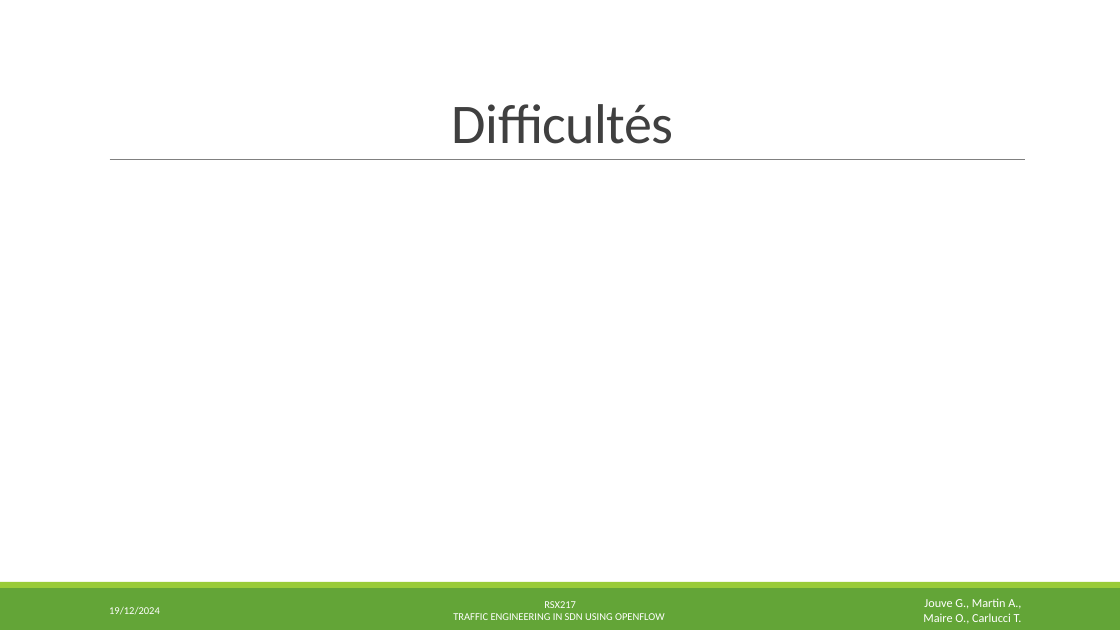
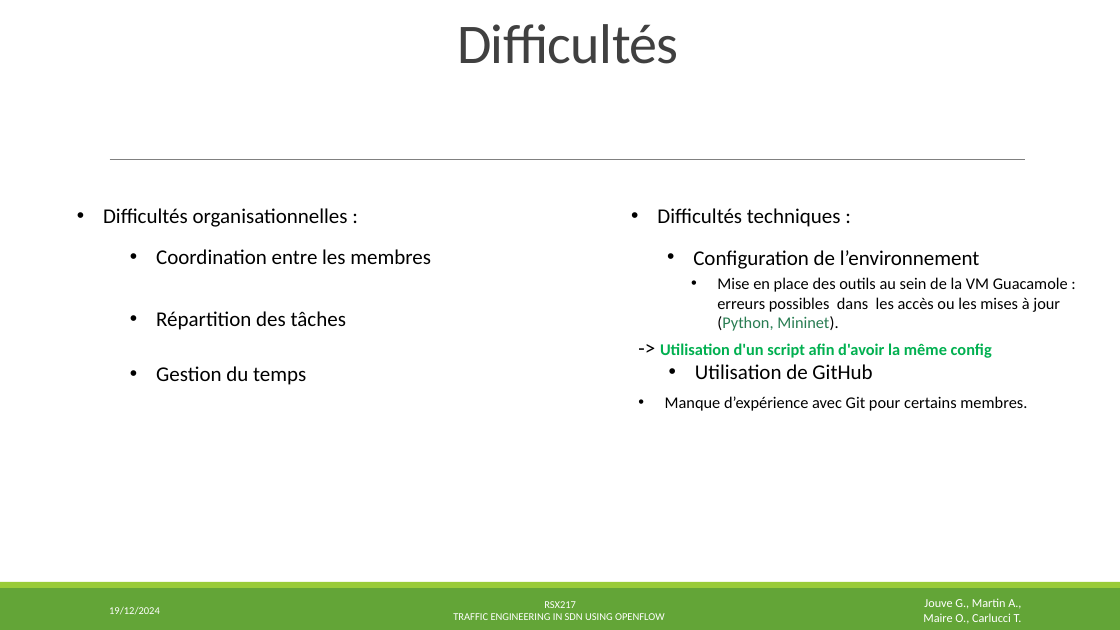
Before and after one commit to soranjade/RSX217_MINI-PROJ, a slide deck: slide 2 of presentation_19nov24.pptx. Drawn at 1120x630 pixels with LibreOffice and Linux fonts; fonts in the diff are those of the drawing. Boxes give left, top, right and bottom in pixels: in the first picture for what was removed or moved away, otherwise in the second. Text is boxed around its words. In the diff, an @@ line names an element or a change of style, - is before the commit and + after.

Commit message:
update slide 2

```diff
--- a/presentation_19nov24.pptx
+++ b/presentation_19nov24.pptx
@@ title "Difficultés" moved from (x1=452, y1=104, x2=674, y2=144) to (x1=457, y1=24, x2=679, y2=64) @@
@@ text added at (x1=103, y1=208, x2=348, y2=227), 18 pt, text #000000 @@
+• Difficultés organisationnelles :
@@ text added at (x1=657, y1=208, x2=841, y2=227), 18 pt, text #000000 @@
+• Difficultés techniques :
@@ text added at (x1=156, y1=249, x2=431, y2=264), 18 pt, text #000000 @@
+• Coordination entre les membres
@@ text added at (x1=693, y1=250, x2=980, y2=269), 18 pt, text #000000 @@
+• Configuration de l’environnement
@@ text added at (x1=717, y1=277, x2=1068, y2=331), 14 pt, text #000000 @@
+• Mise en place des outils au sein de la VM Guacamole : erreurs possibles dans les accès ou les mises à jour (Python, Mininet).
@@ text added at (x1=156, y1=311, x2=346, y2=330), 18 pt, text #000000 @@
+• Répartition des tâches
@@ text added at (x1=660, y1=343, x2=992, y2=358), 14 pt, text #00B050, bold @@
+-> Utilisation d'un script afin d'avoir la même config
@@ text added at (x1=156, y1=366, x2=306, y2=385), 18 pt, text #000000 @@
+• Gestion du temps
@@ text added at (x1=695, y1=364, x2=872, y2=379), 18 pt, text #000000 @@
+• Utilisation de GitHub
@@ text added at (x1=665, y1=396, x2=1027, y2=411), 14 pt, text #000000 @@
+• Manque d’expérience avec Git pour certains membres.
```
Also in this commit, not shown: 1 other slide changed.
